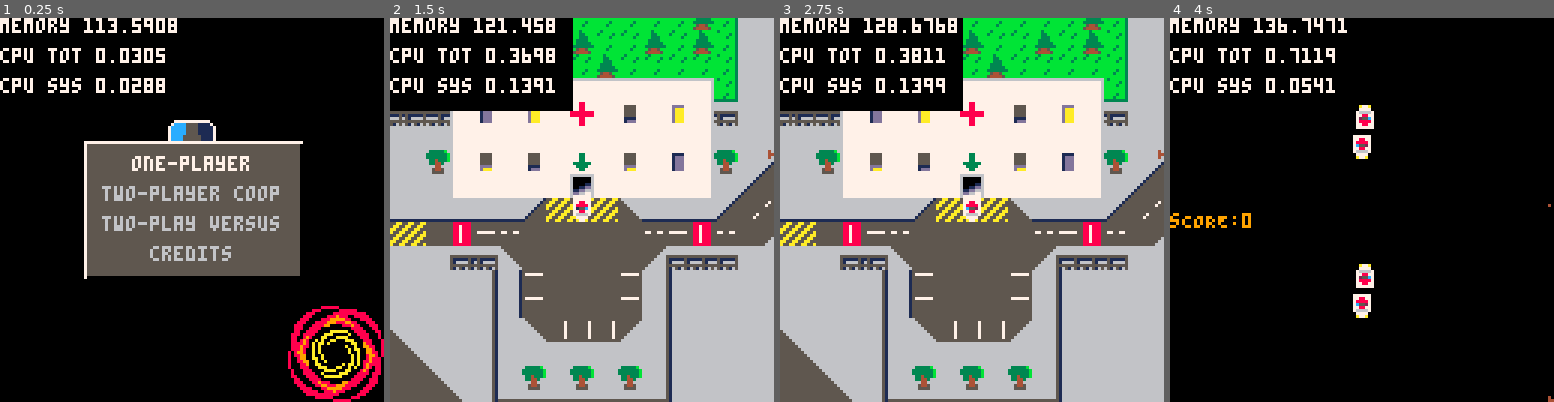
Above: before the commit, frames 1-4 (left to right).
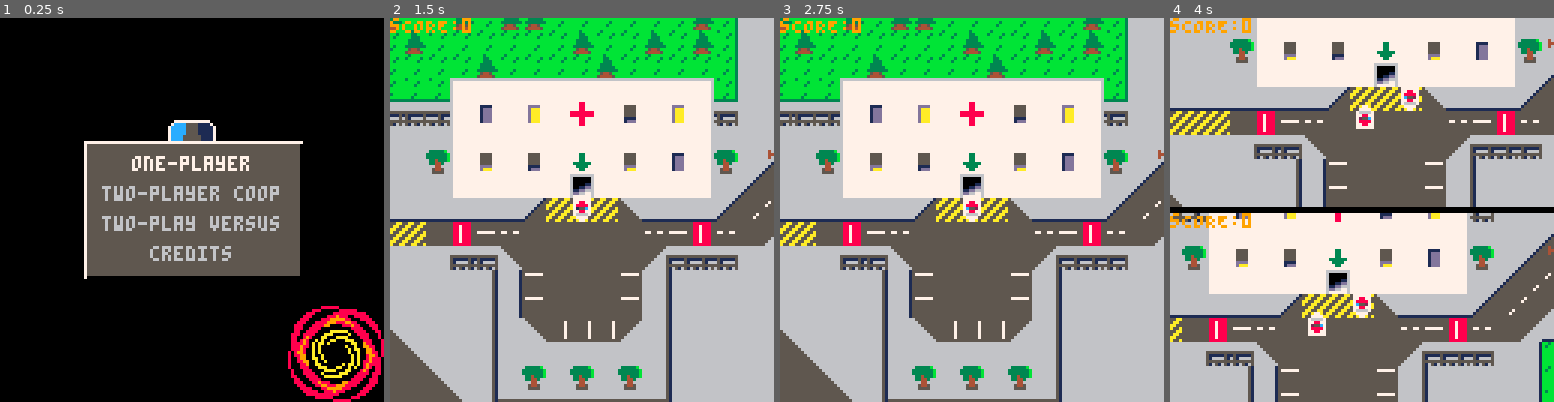
Above: after the commit, the same moments.

Repository: GraulierBrice/ludum-dare-46
Game: PICO-8 cartridge keep-it-alive.p8
Two runs of this game, one before a commit and one after it. Both use one fixed random seed, a clock stepped at 60 frames per second and the inputs below.
Inputs:
- Up to frame 1 (0.25 s): no input
- Up to frame 2 (1.5 s): tap X (X key) at 0.33, 1.07 s; tap O (Z key) at 0.7 s
- Up to frame 3 (2.75 s): hold Right 1.6-2.1 s; tap O (Z key) at 1.7, 2.1, 2.5 s; tap X (X key) at 1.85 s; hold Up 2.15-2.42 s; hold Right from 2.47 s (still down)
- Up to frame 4 (4 s): tap O (Z key) at 2.9, 3.3, 3.7 s; tap X (X key) at 2.97 s; release Right at 3.03 s; hold Left 3.08-3.58 s; hold Down 3.63-3.97 s

The runs differ from the first frame. In frame 1, 2.2% of the frame differs, in the area x 0-47%, y 0-20%; in frame 2, 11%; in frame 3, 11%; in frame 4, 96%, in the area x 0-100%, y 0-100%.

Commit message:
Cam locks on edge of screen

Diff:
--- a/keep-it-alive.p8
+++ b/keep-it-alive.p8
@@ -40,8 +40,8 @@
 		{
 			spawns={
 				{{pos=vec_add(vec_mul(vector(93,16), vector(8,8)), vector(4,4)), rot=0.5}},
-				{{pos=vec_add(vec_mul(vector(12,6), vector(8,8)), vector(4,4)), rot=0},
-				{pos=vec_add(vec_mul(vector(12,8), vector(8,8)), vector(4,4)), rot=0.5}}},
+				{{pos=vec_add(vec_mul(vector(92,16), vector(8,8)), vector(4,4)), rot=0},
+				{pos=vec_add(vec_mul(vector(94,16), vector(8,8)), vector(4,4)), rot=0.5}}},
 			corners={upper_left=vector(6,0), bottom_right=vector(39,21)}
 
 		},
@@ -75,7 +75,7 @@
 	else
 		menu_draw()
 	end
-	debug()
+	--debug()
 end
 
 -->8
@@ -317,6 +317,8 @@
 
 function draw_screen(player, cam_offset, ui_offset)
 	cam = vec_add(cars[player].pos, cam_offset)
+	cam.x=min(112*8,max(cam.x,64*8))
+	cam.y=min(16*8-(player-2)*8*8*(#cars-1),max(cam.y,0-8*8*(player-1)))
 	camera(cam.x, cam.y)
 	rectfill(cam.x, cam.y, cam.x+128, cam.y+128, 0)
 
@@ -389,7 +391,7 @@
 		opts={"one-player","two-player coop","two-play versus","credits"},
 		run={
 			function() game_start(1, 2, nil) end,
-			function() game_start(2, 1, nil) end,
+			function() game_start(2, 2, nil) end,
 			function() game_start(2, 1, nil) end,
 			change_menu(2)},
 		--run={function() game.play=true end,nil,nil,},
@@ -532,6 +534,22 @@
 		end
 	end
 
+	if (data.new_pos.x>=128*8) and data.new_vel.x>0 then
+		local col = collider(128*8, data.new_pos.y, 0, 8, 100, false, nil, true)
+		data = rb_col_response(rb, col, data)
+	elseif (data.new_pos.x<=64*8) and data.new_vel.x<0 then
+		local col = collider(64*8, data.new_pos.y, 0, 8, 100, false, nil, true)
+		data = rb_col_response(rb, col, data)
+	end
+
+
+	if data.new_pos.y>=32*8 and data.new_vel.y>0 then
+		local col = collider(data.new_pos.x, 32*8, 0, 100, 8, false, nil, true)
+		data = rb_col_response(rb, col, data)
+	elseif data.new_pos.y<=0 and data.new_vel.y<0 then
+		local col = collider(data.new_pos.x, 0, 0, 100, 8, false, nil, true)
+		data = rb_col_response(rb, col, data)
+	end
 
 	rb.acc = vector(0,0)
 	rb.vel = data.new_vel
